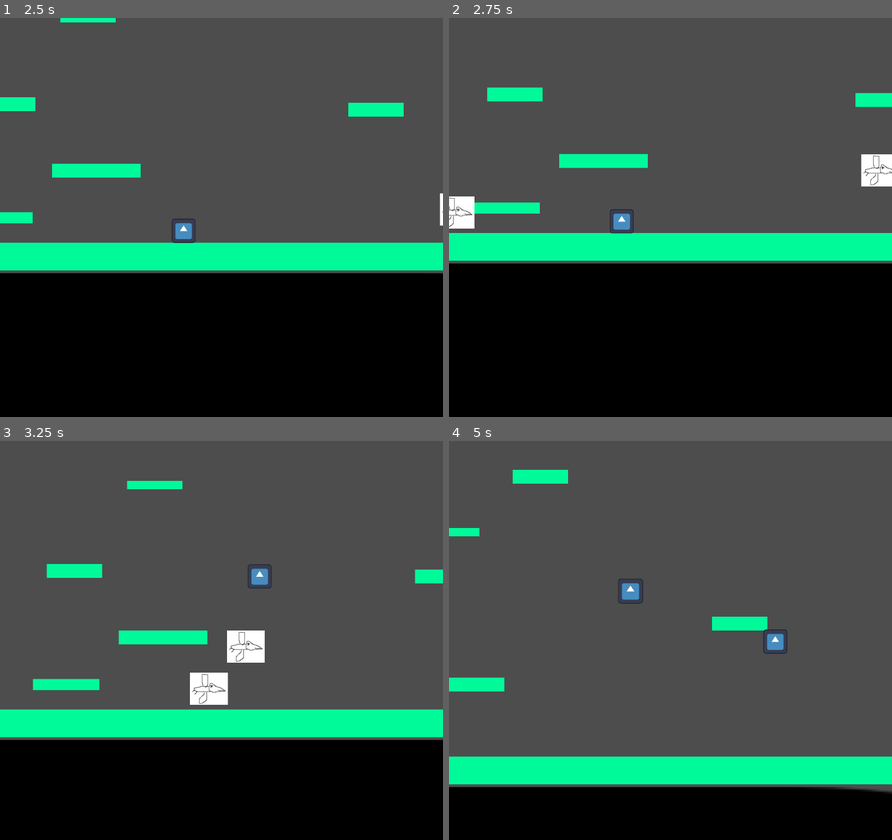
Above: before the commit, frames 1-4 (two rows, left to right).
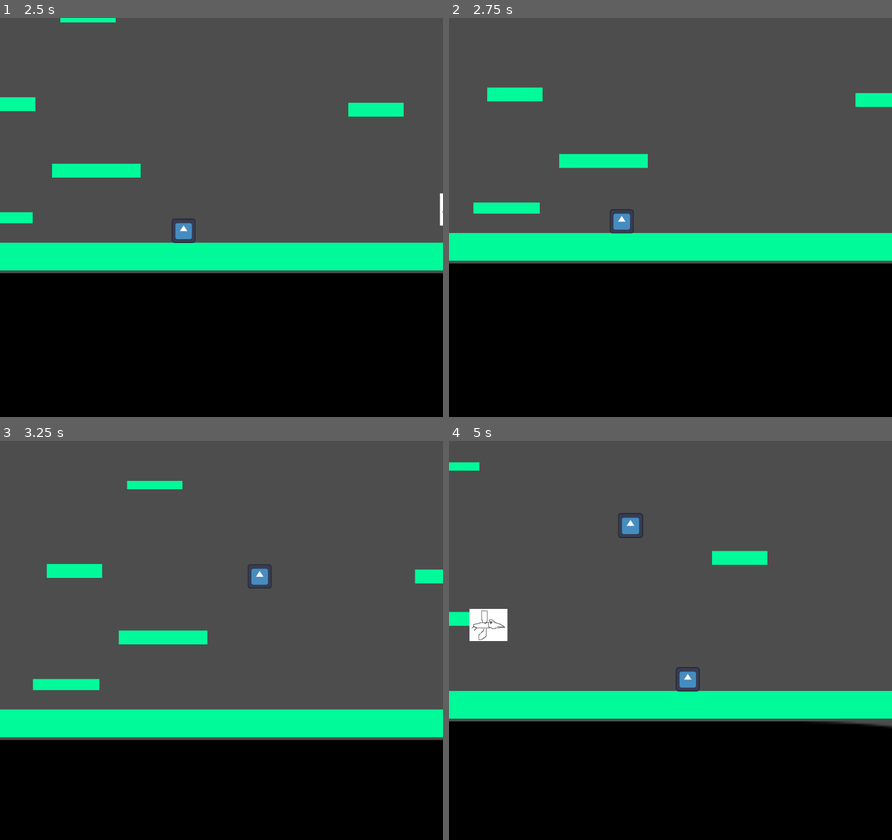
Above: after the commit, the same moments.

Repository: ArthurVayner/GameJam2026
Game: Godot game, scene res://Scenes/Main.tscn
Two runs of this game, one before a commit and one after it. Both use one fixed random seed, a clock stepped at 60 frames per second and the inputs below. The engine's default icon, where the game draws it, is replaced by a stand-in: a white triangle on a blue panel in a dark square.
Inputs:
- Up to frame 1 (2.5 s): hold Right (go_right) 0.53-2.03 s; tap W (jump) at 0.77, 1.52 s; hold Left (go_left) from 2.03 s (still down)
- Up to frame 2 (2.75 s): keep holding Left (go_left)
- Up to frame 3 (3.25 s): release Left (go_left) at 2.78 s; hold Right (go_right) from 2.78 s (still down); tap W (jump) at 3.02 s
- Up to frame 4 (5 s): tap W (jump) at 3.77, 4.52 s; release Right (go_right) at 4.28 s; hold Left (go_left) from 4.28 s (still down)

Frame 1 is identical in both runs. In frame 2, 1.0% of the frame differs, in the area x 0-100%, y 34-53%; in frame 3, 1.4%; in frame 4, 27%, in the area x 0-100%, y 5-89%.

Commit message:
change reset_bird_timer

Diff:
--- a/Scripts/main.gd
+++ b/Scripts/main.gd
@@ -12,7 +12,7 @@
 var falling_object_interval: int = 2
 
 func reset_bird_timer() -> void:
-	bird_timer.start(randf_range(2,3))
+	bird_timer.start(randf_range(2,7))
 
 # Called when the node enters the scene tree for the first time.
 func _ready() -> void:
